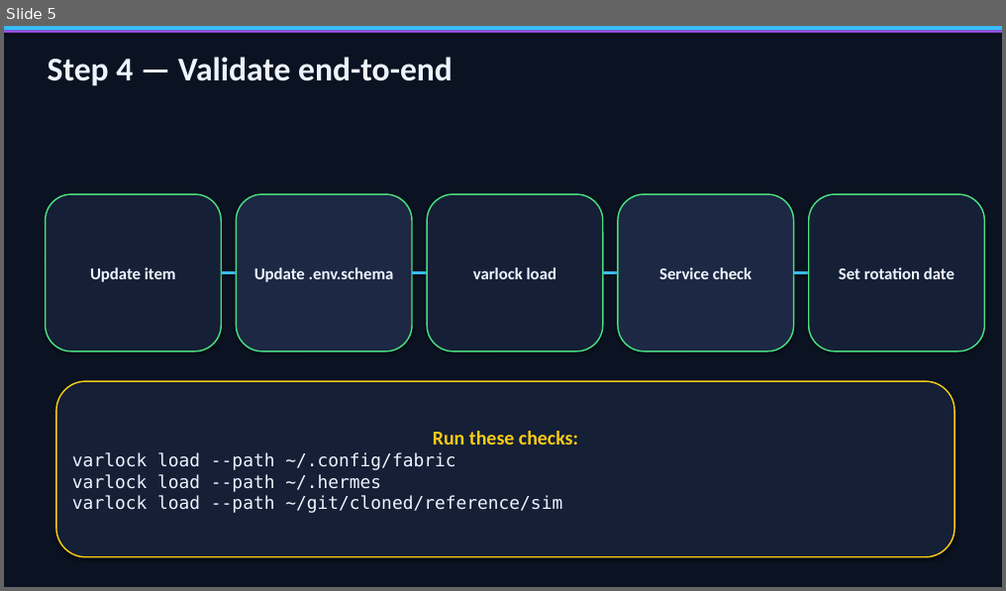
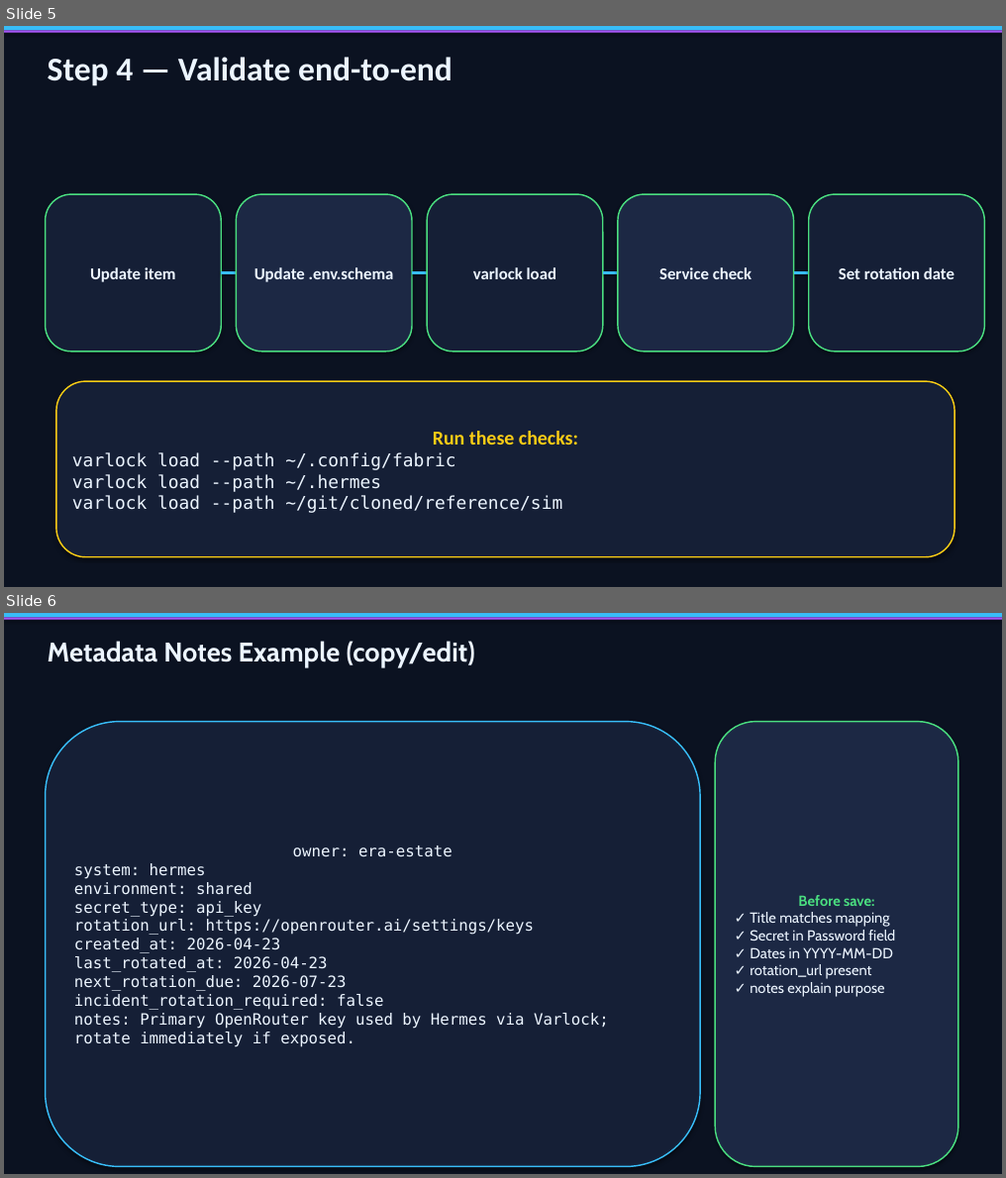
Before and after one commit to edwifiguy/era-agents-ops, a slide deck: docs/secret-template-entry-guide.pptx. Shown one above the other, each under a label of ours: slide 5 before the commit, slides 5 and 6 after it. The pictures are 1006x591 and 1006x1178 pixels, drawn with LibreOffice and Linux fonts; fonts in the diff are those of the drawing. Boxes give left, top, right and bottom in pixels: in the first picture for what was removed or moved away, otherwise in the second. Text is boxed around its words. In the diff, an @@ line names an element or a change of style, - is before the commit and + after.

```diff
--- a/docs/secret-template-entry-guide.pptx
+++ b/docs/secret-template-entry-guide.pptx
@@ slide 6 added at (4, 613, 1002, 1174), background #FFFFFF @@
@@ rectangle added at (4, 613, 1002, 1174), fill #0B1221 @@
@@ rectangle added at (4, 613, 1002, 618), fill #38BDF8 @@
@@ rectangle added at (4, 618, 1002, 620), fill #A855F7 @@
@@ text added at (48, 641, 475, 667), 26 pt, text #ECF5FF, bold @@
+Metadata Notes Example (copy/edit)
@@ rounded rectangle added at (46, 722, 700, 1167), fill #151F36, outline #38BDF8 1.35 pt, 15 pt, text #ECF5FF @@
+owner: era-estate
+system: hermes
+environment: shared
+secret_type: api_key
+rotation_url: https://openrouter.ai/settings/keys
+created_at: 2026-04-23
+last_rotated_at: 2026-04-23
+next_rotation_due: 2026-07-23
+incident_rotation_required: false
+notes: Primary OpenRouter key used by Hermes via Varlock; rotate immediately if exposed.
@@ rounded rectangle added at (715, 722, 958, 1167), fill #1C2844, outline #4ADE80 1.35 pt, 14 pt, text #ECF5FF @@
+Before save:
+✓ Title matches mapping
+✓ Secret in Password field
+✓ Dates in YYYY-MM-DD
+✓ rotation_url present
+✓ notes explain purpose
```
Also in this commit, not shown: 1 slide changed.
